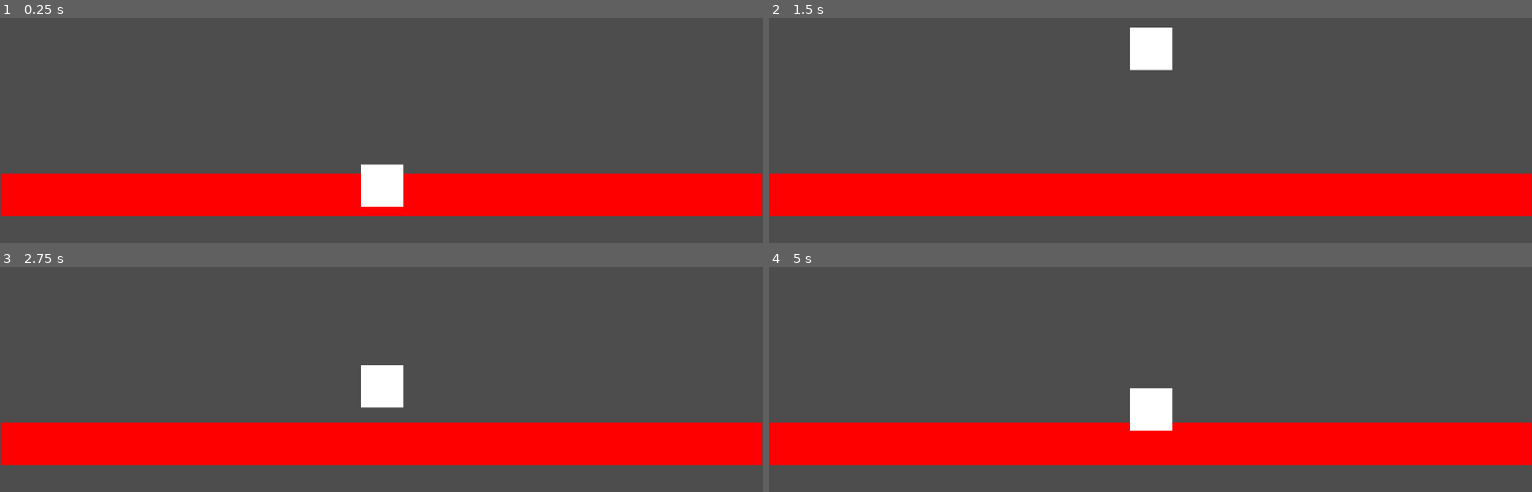
Above: before the commit, frames 1-4 (two rows, left to right).
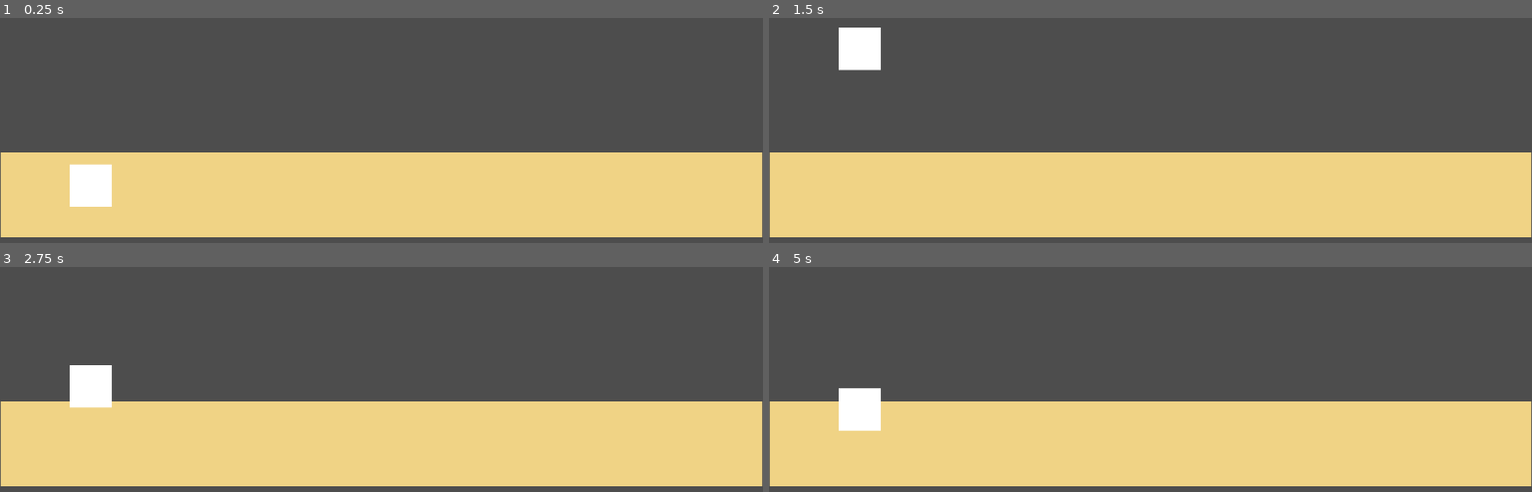
Above: after the commit, the same moments.

Repository: XeroKimo/On-My-Way-Home
Game: Godot game, scene res://Player/Player_Test.tscn
Same seed, same stepped clock (60 frames per second), same inputs: the game is played once before the commit and once after it.
Inputs:
- Up to frame 1 (0.25 s): no input
- Up to frame 2 (1.5 s): hold Up (lane_up) 0.53-1.28 s; hold Ctrl (slide, bound only after the commit) 0.53-1.28 s; tap Space (jump) at 0.77, 0.8, 1.07, 1.35 s; hold Down (lane_down) from 1.28 s (still down)
- Up to frame 3 (2.75 s): tap Space (jump) at 1.52, 1.82, 2.3 s; tap Ctrl (slide, bound only after the commit) at 1.55 s; release Down (lane_down) at 2.03 s; hold Up (lane_up) from 2.03 s (still down); hold Ctrl (slide, bound only after the commit) from 2.03 s (still down)
- Up to frame 4 (5 s): release Ctrl (slide, bound only after the commit) at 2.78 s; tap Ctrl (slide, bound only after the commit) at 2.85, 4.35 s; tap Space (jump) at 3.02, 3.32, 4.52, 4.82 s; release Up (lane_up) at 3.53 s; hold Space (jump) 3.53-4.28 s; hold Down (lane_down) from 3.53 s (still down)

The runs differ from the first frame. In frame 1, 38% of the frame differs, in the area x 0-100%, y 59-98%; in frame 2, 40%, in the area x 0-100%, y 4-98%; in frame 3, 40%; in frame 4, 38%.

Commit message:
- Added new inputs for sliding - Player can now slide - Added layer name for obstacles

Diff:
--- a/brackeys_jam_2024/Player/Player_Test.tscn
+++ b/brackeys_jam_2024/Player/Player_Test.tscn
@@ -1,6 +1,7 @@
-[gd_scene load_steps=6 format=3 uid="uid://kces21w88uul"]
+[gd_scene load_steps=7 format=3 uid="uid://kces21w88uul"]
 
 [ext_resource type="PackedScene" uid="uid://drtkdr0lbwkki" path="res://Player/Player.tscn" id="1_nnqfo"]
+[ext_resource type="Script" path="res://Player/beta_level_movement.gd" id="2_01g7s"]
 [ext_resource type="Shader" path="res://Player/TestGround.gdshader" id="2_fq73u"]
 [ext_resource type="Texture2D" uid="uid://b7hrol3bs3bl6" path="res://Player/Player Temp.png" id="3_jl2p6"]
 
@@ -12,51 +13,53 @@
 [node name="PlayerTest" type="Node2D"]
 
 [node name="Player" parent="." instance=ExtResource("1_nnqfo")]
-position = Vector2(1, -42)
+position = Vector2(-439, -42)
 
 [node name="Camera2D" type="Camera2D" parent="."]
 
-[node name="StaticBody2D" type="StaticBody2D" parent="."]
+[node name="Level Elements" type="Node2D" parent="."]
+script = ExtResource("2_01g7s")
+speed = 300.0
+
+[node name="StaticBody2D" type="StaticBody2D" parent="Level Elements"]
 z_index = -1
 position = Vector2(0, -32)
 collision_mask = 8
 
-[node name="Sprite2D" type="Sprite2D" parent="StaticBody2D"]
-visible = false
+[node name="Sprite2D" type="Sprite2D" parent="Level Elements/StaticBody2D"]
 material = SubResource("ShaderMaterial_1v8ka")
 scale = Vector2(17.96, 1)
 texture = ExtResource("3_jl2p6")
 
-[node name="CollisionShape2D" type="CollisionShape2D" parent="StaticBody2D"]
+[node name="CollisionShape2D" type="CollisionShape2D" parent="Level Elements/StaticBody2D"]
 position = Vector2(0, 32)
 shape = SubResource("WorldBoundaryShape2D_nffm2")
 
-[node name="StaticBody2D2" type="StaticBody2D" parent="."]
+[node name="StaticBody2D2" type="StaticBody2D" parent="Level Elements"]
 z_index = -1
 collision_layer = 2
 collision_mask = 8
 
-[node name="Sprite2D" type="Sprite2D" parent="StaticBody2D2"]
+[node name="Sprite2D" type="Sprite2D" parent="Level Elements/StaticBody2D2"]
 material = SubResource("ShaderMaterial_1v8ka")
 scale = Vector2(17.96, 1)
 texture = ExtResource("3_jl2p6")
 
-[node name="CollisionShape2D" type="CollisionShape2D" parent="StaticBody2D2"]
+[node name="CollisionShape2D" type="CollisionShape2D" parent="Level Elements/StaticBody2D2"]
 position = Vector2(0, 32)
 shape = SubResource("WorldBoundaryShape2D_nffm2")
 
-[node name="StaticBody2D3" type="StaticBody2D" parent="."]
+[node name="StaticBody2D3" type="StaticBody2D" parent="Level Elements"]
 z_index = -1
 position = Vector2(0, 32)
 collision_layer = 4
 collision_mask = 8
 
-[node name="Sprite2D" type="Sprite2D" parent="StaticBody2D3"]
-visible = false
+[node name="Sprite2D" type="Sprite2D" parent="Level Elements/StaticBody2D3"]
 material = SubResource("ShaderMaterial_1v8ka")
 scale = Vector2(17.96, 1)
 texture = ExtResource("3_jl2p6")
 
-[node name="CollisionShape2D" type="CollisionShape2D" parent="StaticBody2D3"]
+[node name="CollisionShape2D" type="CollisionShape2D" parent="Level Elements/StaticBody2D3"]
 position = Vector2(0, 32)
 shape = SubResource("WorldBoundaryShape2D_nffm2")
--- a/brackeys_jam_2024/Player/TestGround.gdshader
+++ b/brackeys_jam_2024/Player/TestGround.gdshader
@@ -5,7 +5,7 @@
 }
 
 void fragment() {
-	COLOR.rgb = vec3(1, 0, 0);
+	COLOR.rgb = vec3(240.0 / 255.0, 211.0/255.0, 133.0/255.0);
 }
 
 //void light() {
--- a/brackeys_jam_2024/Player/player.gd
+++ b/brackeys_jam_2024/Player/player.gd
@@ -7,10 +7,23 @@
 const jump_impulse = 350
 @onready var ground_detector := $GroundDetector
 var is_on_ground: bool = false
+
+var collider: CollisionShape2D
+var collider_shape : RectangleShape2D
+
+#Percentage of the original collider's height, adjust when needed
+@export var slide_collider_height: float = 0.5
+@export var slide_duration_seconds: float = 0.5
+var original_collider_y_pos: float
+var original_collider_height: float
+var sliding: bool = false
 # Called when the node enters the scene tree for the first time.
 func _ready() -> void:
 	collision_mask = 1 << lane
-	pass # Replace with function body.
+	collider = $CollisionShape2D
+	collider_shape = collider.shape as RectangleShape2D
+	original_collider_height = collider_shape.size.y
+	original_collider_y_pos = collider.position.y
 
 func _input(event: InputEvent) -> void:
 	if event.is_action_pressed("lane_down") && lane < 2:
@@ -18,14 +31,29 @@
 	if event.is_action_pressed("lane_up") && lane > 0:
 		lane -= 1
 	if event.is_action_pressed("jump") && is_on_ground:
+		stop_sliding()
 		apply_central_impulse(Vector2.UP * jump_impulse)
 		is_on_ground = false
+	if event.is_action_pressed("slide") && !sliding && is_on_ground:
+		sliding = true
+		start_sliding()
+		await get_tree().create_timer(slide_duration_seconds).timeout
+		stop_sliding()
+		sliding = false
+
+func start_sliding():
+	collider_shape.size.y = original_collider_height * slide_collider_height
+	collider.position.y = (1 - slide_collider_height) * original_collider_height / 2
+
+func stop_sliding():
+	collider_shape.size.y = original_collider_height
+	collider.position.y = original_collider_y_pos
+
+
 
 # Called every frame. 'delta' is the elapsed time since the previous frame.
 func _physics_process(delta: float) -> void:
 	is_on_ground = linear_velocity.y <= 0 && ground_detector.is_colliding()
-
-	pass
 
 func _integrate_forces(state: PhysicsDirectBodyState2D) -> void:
 	collision_mask = 1 << lane
--- a/brackeys_jam_2024/project.godot
+++ b/brackeys_jam_2024/project.godot
@@ -32,6 +32,11 @@
 "events": [Object(InputEventKey,"resource_local_to_scene":false,"resource_name":"","device":-1,"window_id":0,"alt_press …(191 unchanged characters)…
 ]
 }
+slide={
+"deadzone": 0.5,
+"events": [Object(InputEventKey,"resource_local_to_scene":false,"resource_name":"","device":-1,"window_id":0,"alt_pressed":false,"shift_pressed":false,"ctrl_pressed":false,"meta_pressed":false,"pressed":false,"keycode":0,"physical_keycode":4194326,"key_label":0,"unicode":0,"location":0,"echo":false,"script":null)
+]
+}
 
 [layer_names]
 
@@ -39,6 +44,7 @@
 2d_physics/layer_2="Background 2"
 2d_physics/layer_3="Background 3"
 2d_physics/layer_4="Player"
+2d_physics/layer_5="Obstacle"
 
 [rendering]
 
